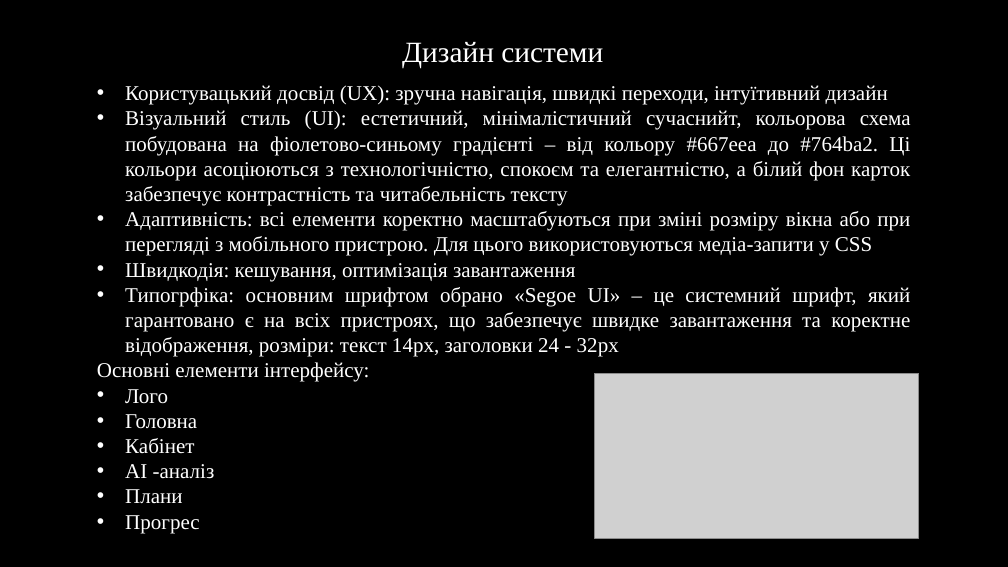
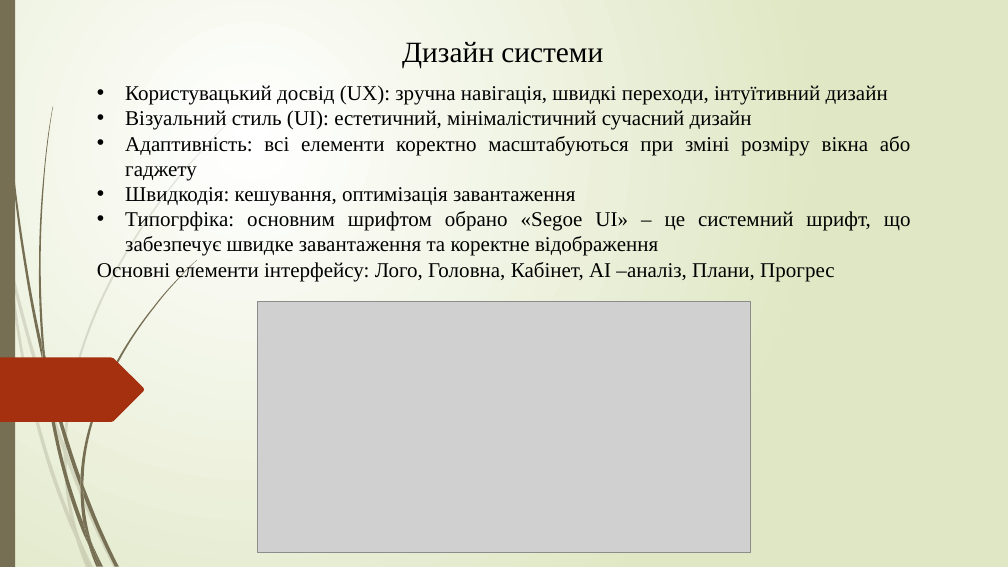
Before and after one commit to NureSheikoAndrii/2026_kkp-project, a slide deck: slide 13 of 2026_Б_ПІ_ПЗПІ-23-7_Шейко_А_О.pptx (slide 11 before the commit). Drawn at 1008x567 pixels with LibreOffice and Linux fonts; fonts in the diff are those of the drawing; grey boxes stand for pictures; background and template pictures are left out. Boxes give left, top, right and bottom in pixels: in the first picture for what was removed or moved away, otherwise in the second. Text is boxed around its words. In the diff, an @@ line names an element or a change of style, - is before the commit and + after.

```diff
--- a/2026_Б_ПІ_ПЗПІ-23-7_Шейко_А_О.pptx
+++ b/2026_Б_ПІ_ПЗПІ-23-7_Шейко_А_О.pptx
@@ background #000000 to gradient #FFFFFF to #DFE8C4 @@
@@ rectangle added at (0, 0, 15, 567), fill #766F54 @@
@@ text "Дизайн системи" at (402, 42, 603, 68): text colour #FFFFFF to #000000 @@
@@ text at (125, 85, 888, 206): text colour #FFFFFF to #000000 in "Користувацький досвід (UX): зручна навігація, швидкі переход ...", "Швидкодія: кешування, оптимізація завантаження" @@
@@ text at (125, 110, 911, 181): text changed; text colour #FFFFFF to #000000 @@
-• Візуальний стиль (UI): естетичний, мінімалістичний сучаснийт, кольорова схема побудована на фіолетово-синьому градієнті – від кольору #667eea до #764ba2. Ці кольори асоціюються з технологічністю, спокоєм та елегантністю, а білий фон карток забезпечує контрастність та читабельність тексту
-• Адаптивність: всі елементи коректно масштабуються при зміні розміру вікна або при перегляді з мобільного пристрою. Для цього використовуються медіа-запити у CSS
+• Візуальний стиль (UI): естетичний, мінімалістичний сучасний дизайн
+• Адаптивність: всі елементи коректно масштабуються при зміні розміру вікна або гаджету
@@ text at (97, 211, 911, 281): text changed; text colour #FFFFFF to #000000 @@
-• Типогрфіка: основним шрифтом обрано «Segoe UI» – це системний шрифт, який гарантовано є на всіх пристроях, що забезпечує швидке завантаження та коректне відображення, розміри: текст 14px, заголовки 24 - 32px
-Основні елементи інтерфейсу:
-• Лого
-• Головна
-• Кабінет
-• АІ -аналіз
-• Плани
-• Прогрес
+• Типогрфіка: основним шрифтом обрано «Segoe UI» – це системний шрифт, що забезпечує швидке завантаження та коректне відображення
+Основні елементи інтерфейсу: Лого, Головна, Кабінет, АІ –аналіз, Плани, Прогрес
@@ picture: place and size @@
-picture at (594, 374, 919, 538)
+picture at (257, 302, 751, 552)
@@ freeform shape added at (0, 358, 144, 422), fill #A53010 @@
@@ group added at (0, 116, 236, 567): 10 freeform shapes @@
@@ group added at (2, 0, 197, 567): 12 freeform shapes @@
```
Also in this commit, not shown: 12 other slides changed, 4 slides added, 2 slides removed.
